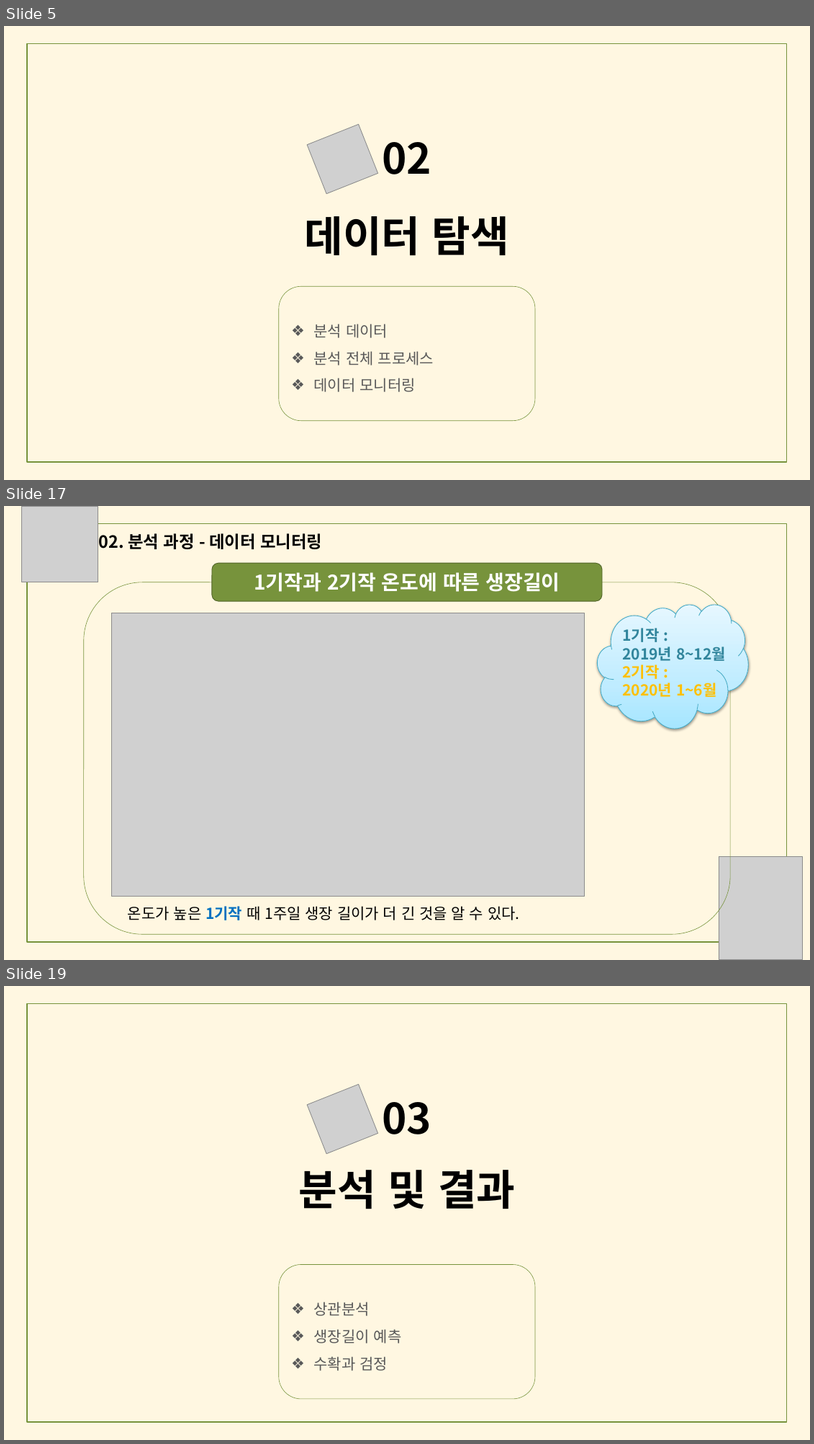
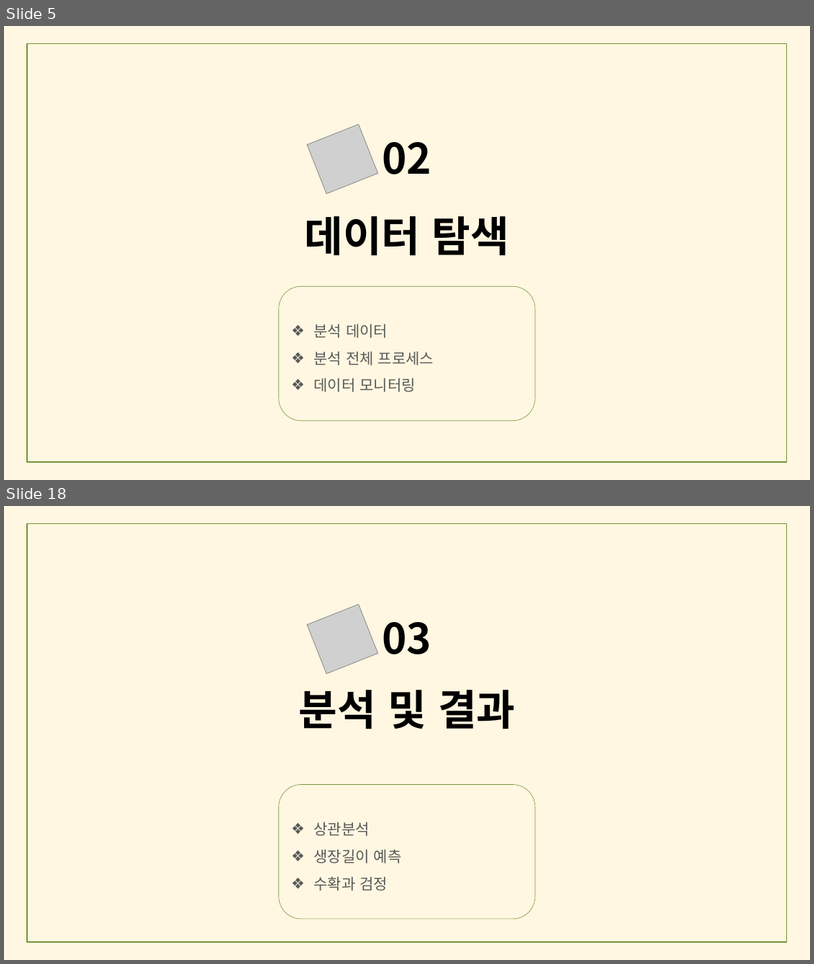
Before and after one commit to meucham11/nong_intern, a slide deck: 경진대회.pptx. Shown one above the other, each under a label of ours: slides 5, 17 and 19 before the commit, slides 5 and 18 after it; the slides between them are not shown. The pictures are 814x1444 and 814x964 pixels, drawn with LibreOffice and Linux fonts; fonts in the diff are those of the drawing; grey boxes stand for pictures. Boxes give left, top, right and bottom in pixels: in the first picture for what was removed or moved away, otherwise in the second. Text is boxed around its words. In the diff, an @@ line names an element or a change of style, - is before the commit and + after.

```diff
--- a/경진대회.pptx
+++ b/경진대회.pptx
@@ slide 17 removed at (4, 506, 810, 960), background #FFF7E1 @@
@@ picture removed at (21, 506, 98, 582) @@
@@ rectangle removed at (27, 523, 787, 942) @@
@@ text removed at (99, 533, 322, 549) @@
-02. 분석 과정 - 데이터 모니터링
@@ rounded rectangle removed at (212, 563, 602, 601) @@
-1기작과 2기작 온도에 따른 생장길이
@@ rounded rectangle removed at (84, 582, 731, 934) @@
@@ picture removed at (112, 613, 585, 896) @@
@@ cloud removed at (598, 604, 749, 728) @@
@@ text removed at (622, 628, 726, 697) @@
-1기작 :
-2019년 8~12월
-2기작 :
-2020년 1~6월
@@ picture removed at (719, 856, 803, 959) @@
@@ text removed at (128, 906, 520, 920) @@
-온도가 높은 1기작 때 1주일 생장 길이가 더 긴 것을 알 수 있다.
@@ what was slide 19 is now slide 18 @@
```
Also in this commit, not shown: 26 slides changed.
